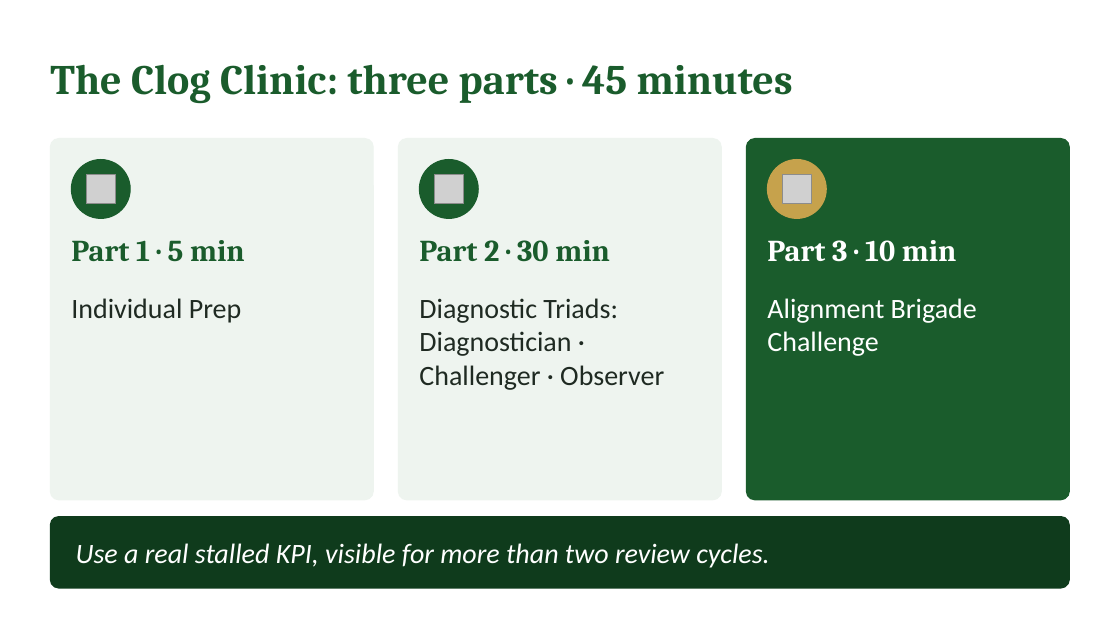
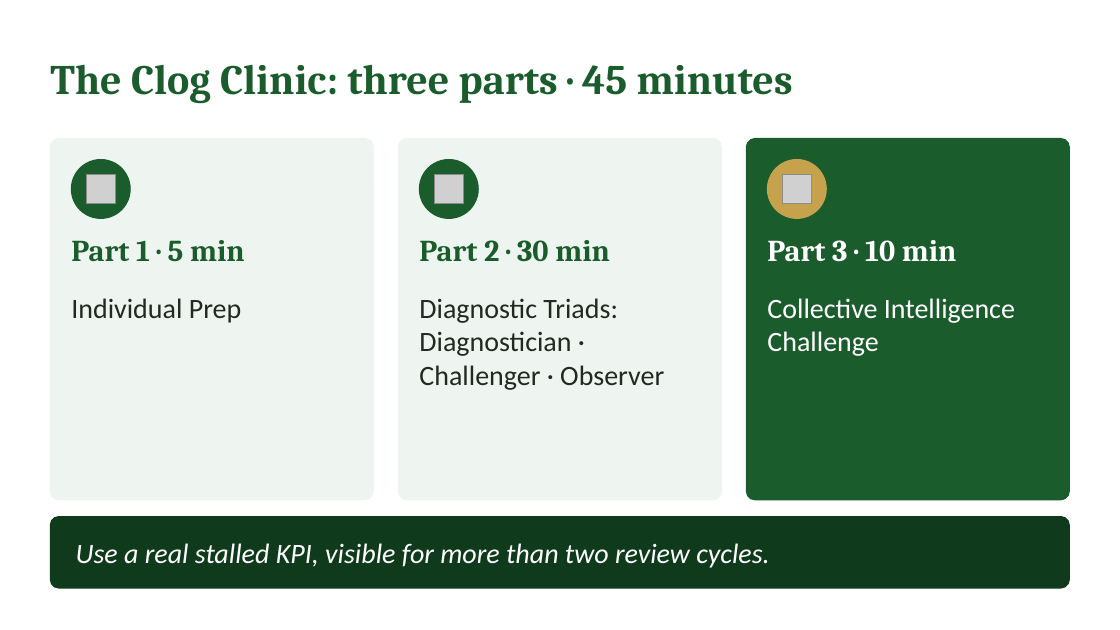
Before and after one commit to IBSL26/ibsl-platform, a slide deck: slide 20 of Unit decks/Unit 09 - Strategic Unclogging.pptx. Drawn at 1120x630 pixels with LibreOffice and Linux fonts; fonts in the diff are those of the drawing; grey boxes stand for pictures. Boxes give left, top, right and bottom in pixels: in the first picture for what was removed or moved away, otherwise in the second. Text is boxed around its words. In the diff, an @@ line names an element or a change of style, - is before the commit and + after.

Commit message:
Alignment Brigade replaced by the collective intelligence for execution discipline (Units 3-7, 9, 12)

```diff
--- a/Unit decks/Unit 09 - Strategic Unclogging.pptx
+++ b/Unit decks/Unit 09 - Strategic Unclogging.pptx
@@ text at bbox=[767, 298, 1015, 356]: text changed @@
-Alignment Brigade Challenge
+Collective Intelligence Challenge
```
Also in this commit, not shown: 1 other slide changed, 18 other files.
